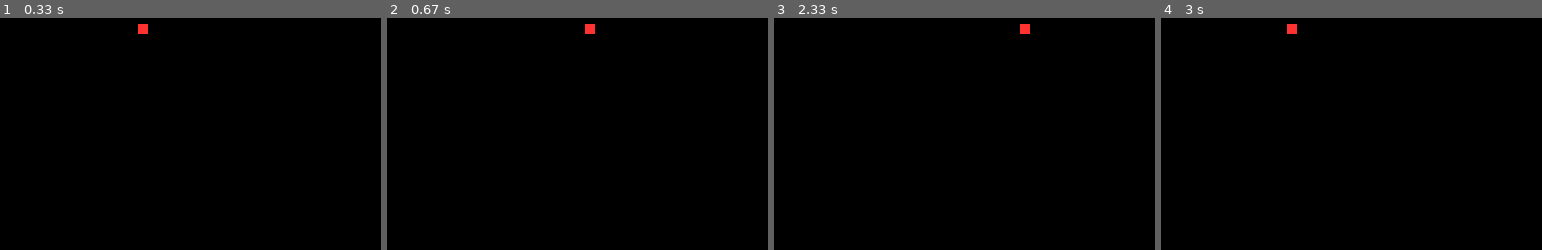
Above: before the commit, frames 1-4 (left to right).
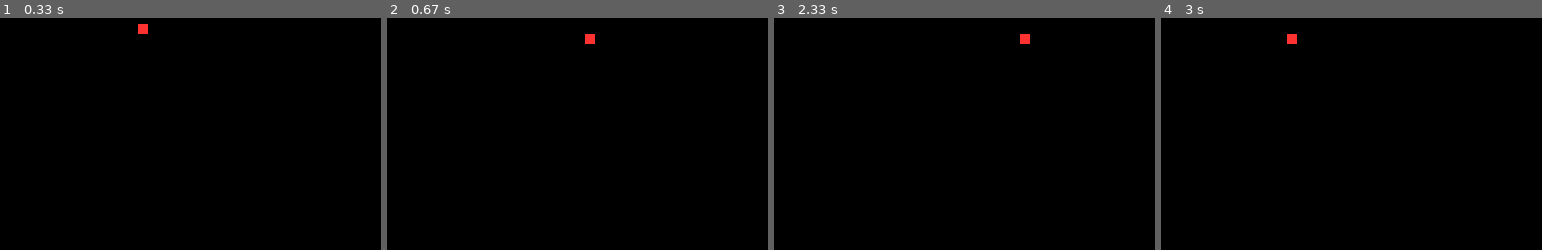
Above: after the commit, the same moments.

Repository: josuepl/dvideojuegos
Game: pygame game, started from pygame/interaccionTeclado.py
Same seed, same stepped clock (60 frames per second), same inputs: the game is played once before the commit and once after it.
Inputs:
- Up to frame 1 (0.33 s): no input
- Up to frame 2 (0.67 s): tap A at 0.33 s
- Up to frame 3 (2.33 s): hold Q 0.67-1.13 s; hold A from 2.17 s (still down)
- Up to frame 4 (3 s): release A at 2.63 s

Frame 1 is identical in both runs. In frame 2, 0.2% of the frame differs, in the area x 51-55%, y 2-12%; in frame 3, 0.2%; in frame 4, 0.2%.

Commit message:
nueva version

Diff:
--- a/pygame/interaccionTeclado.py
+++ b/pygame/interaccionTeclado.py
@@ -15,14 +15,18 @@
 while True:
     pygame.Surface.fill(pantalla,(0,0,0),None)
     for event in pygame.event.get():
-        #rint(event.type)
+        #print(event.type)
         if event.type == pygame.QUIT:
             pygame.quit()
             exit()
         if event.type == pygame.KEYDOWN:
-            print("Tecla presionada: ",event.type)
+            print("Tecla presionada: ",event.type, "Tecla: ",event.key)
             if event.key == pygame.K_a:
-                print("Tecla a apretada",pygame.K_a)
+                print("Tecla 'a/A' apretada",pygame.K_a)
+                cRojo.posY += 10
+            if event.key == pygame.K_q:
+                print("Tecla 'q/Q' apretada",pygame.K_q)
+                cRojo.posY -= 10
         if event.type == pygame.KEYUP:
             print("Tecla liberada: ",event.type)
 
--- a/pygame/reloj.py
+++ b/pygame/reloj.py
@@ -10,7 +10,7 @@
 
 reloj = pygame.time.Clock() # Se define la variable reloj manejador de refresco de pantalla
 
-cRojo = Cuadrado(100,100,10,(255,50,50))
+cRojo = Cuadrado(100,100,40,(255,50,50))
 while True:
     pygame.Surface.fill(pantalla,(0,0,0),None)
     for event in pygame.event.get():
@@ -26,5 +26,5 @@
     cRojo.posY = (cRojo.posY*cRojo.vely)
     cRojo.comprobarL(400,400)
     pygame.display.update()
-    reloj.tick(60) # Define la tasa de 60 fps
+    reloj.tick(120) # Define la tasa de 60 FPS
     pass
